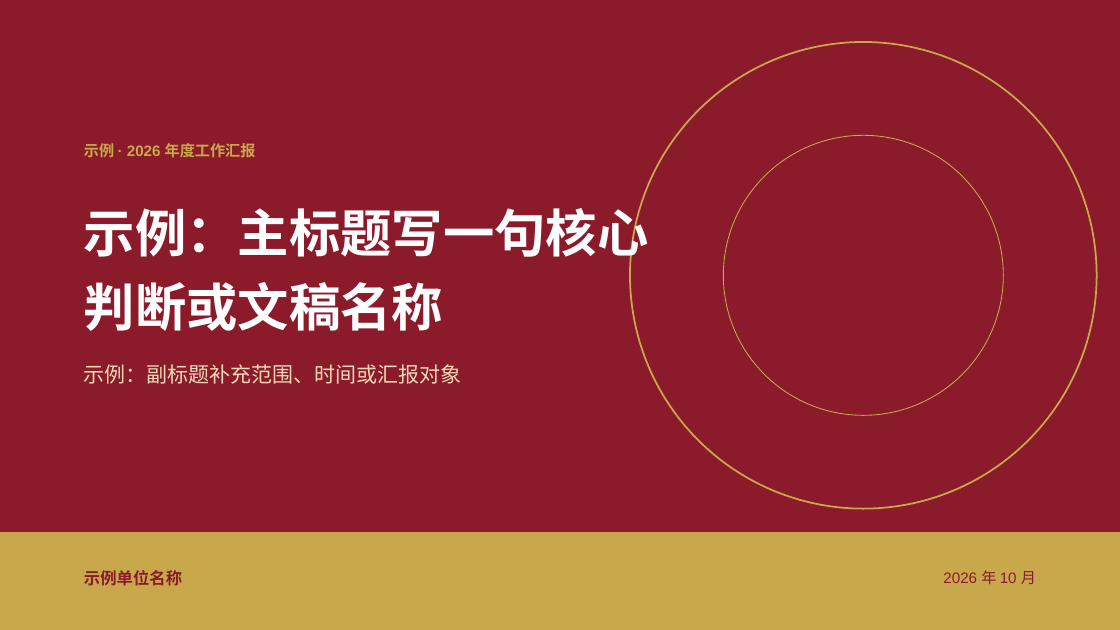
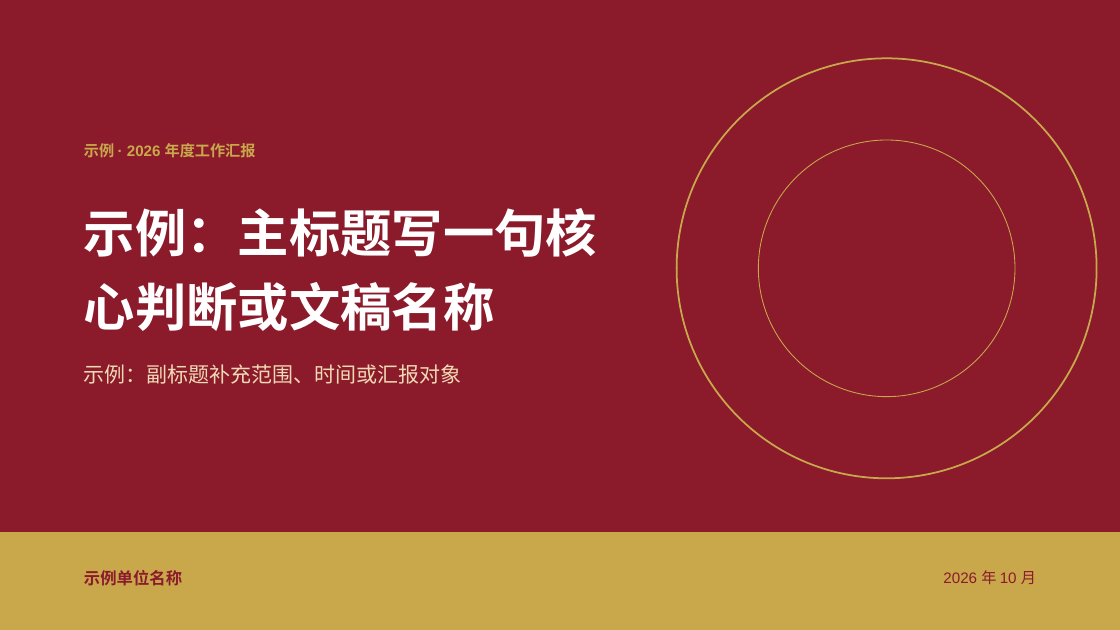
Before and after one commit to dataelement/bisheng, a slide deck: slide 1 of src/backend/bisheng/linsight/builtin_skills/bisheng-pptx/templates/gov-red/template.pptx. Drawn at 1120x630 pixels with LibreOffice and Linux fonts; fonts in the diff are those of the drawing. Boxes give left, top, right and bottom in pixels: in the first picture for what was removed or moved away, otherwise in the second. Text is boxed around its words. In the diff, an @@ line names an element or a change of style, - is before the commit and + after.

```diff
--- a/src/backend/bisheng/linsight/builtin_skills/bisheng-pptx/templates/gov-red/template.pptx
+++ b/src/backend/bisheng/linsight/builtin_skills/bisheng-pptx/templates/gov-red/template.pptx
@@ ellipse: place and size @@
-ellipse at (630, 42, 1097, 509)
+ellipse at (677, 58, 1097, 478)
@@ ellipse: place and size @@
-ellipse at (723, 135, 1003, 415)
+ellipse at (759, 140, 1016, 397)
@@ text "示例：主标题写一句核心判断或文稿名称" rewrapped from (84, 200, 649, 331) to (84, 208, 597, 331) @@
```
Also in this commit, not shown: 2 other slides changed, 6 other files.
